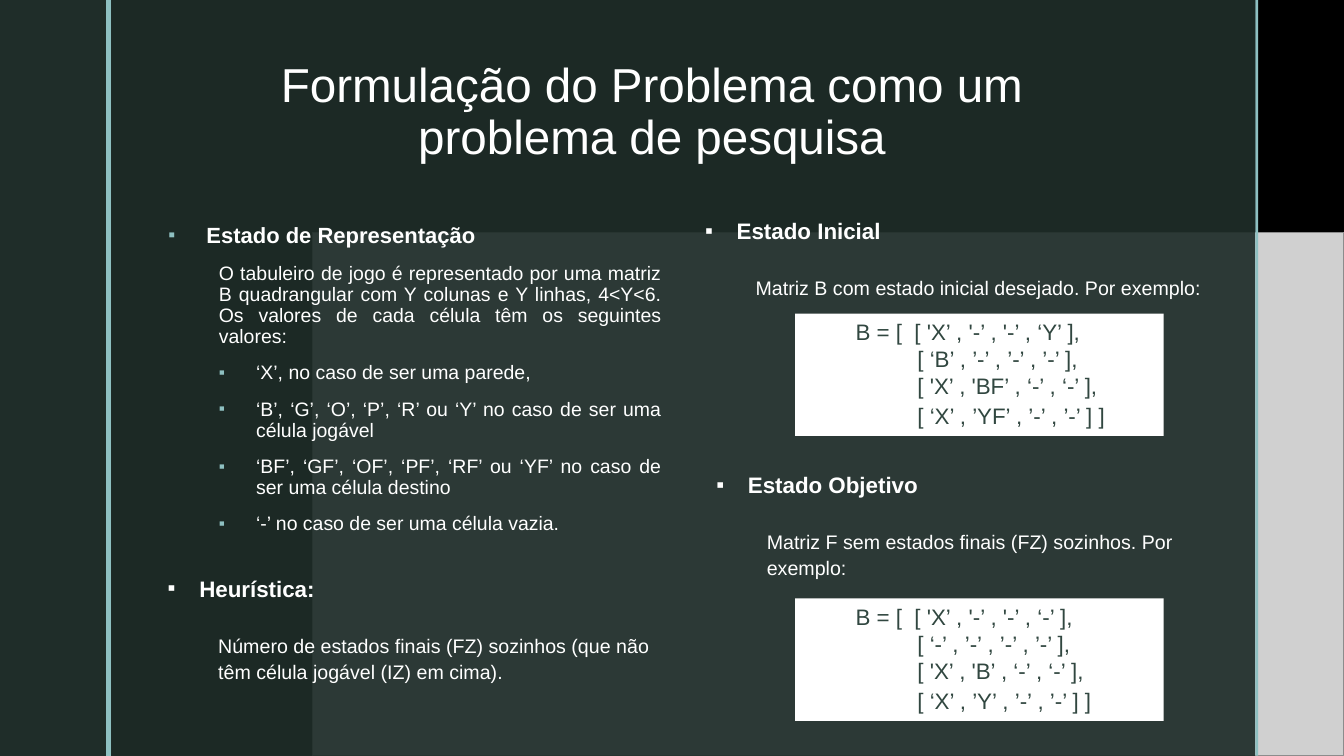
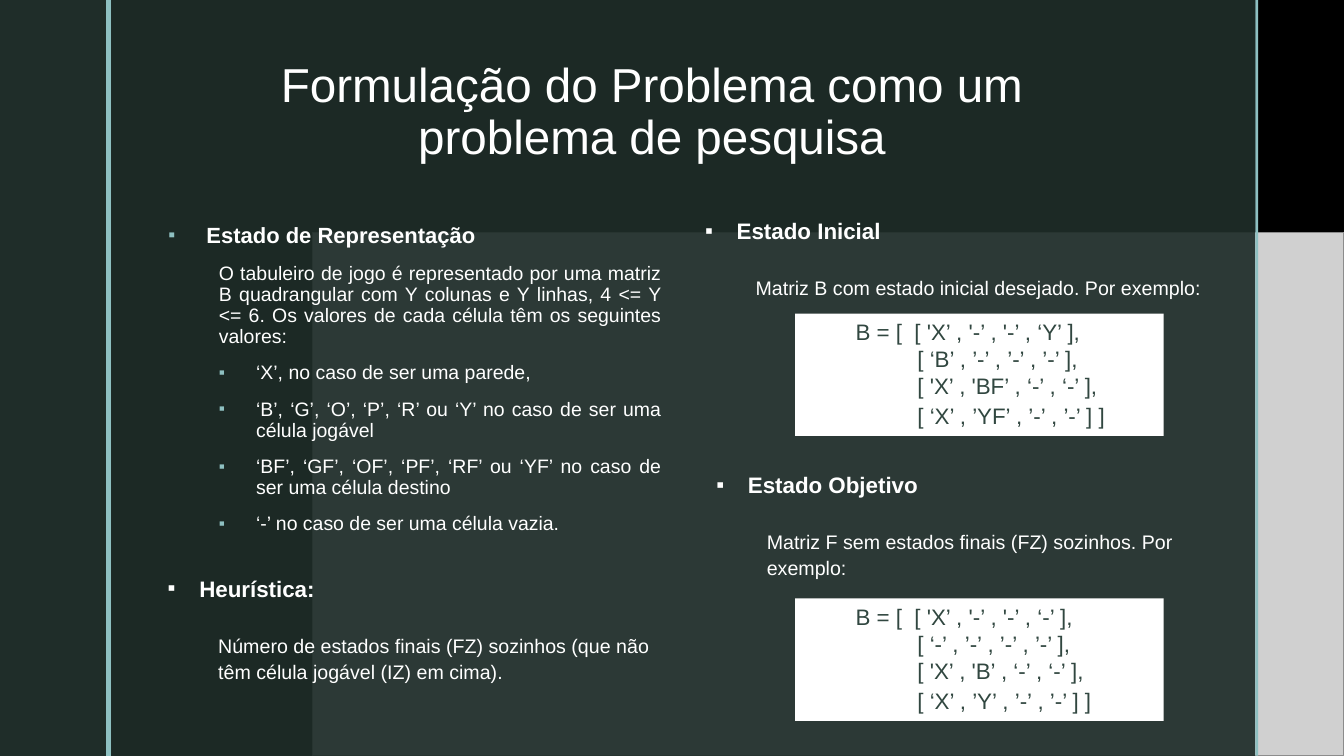
Before and after one commit to pedrovponte/IART-g39, a slide deck: slide 4 of docs/presentation.pptx. Drawn at 1344x756 pixels with LibreOffice and Linux fonts; fonts in the diff are those of the drawing; grey boxes stand for pictures; background and template pictures are left out. Boxes give left, top, right and bottom in pixels: in the first picture for what was removed or moved away, otherwise in the second. Text is boxed around its words. In the diff, an @@ line names an element or a change of style, - is before the commit and + after.

```diff
--- a/docs/presentation.pptx
+++ b/docs/presentation.pptx
@@ text at (219,265,661,343): text changed @@
-  O tabuleiro de jogo é representado por uma matriz B quadrangular com Y colunas e Y linhas, 4<Y<6. Os valores de cada célula têm os seguintes valores:
+  O tabuleiro de jogo é representado por uma matriz B quadrangular com Y colunas e Y linhas, 4 <= Y <= 6. Os valores de cada célula têm os seguintes valores:
```
Also in this commit, not shown: 4 other files.
